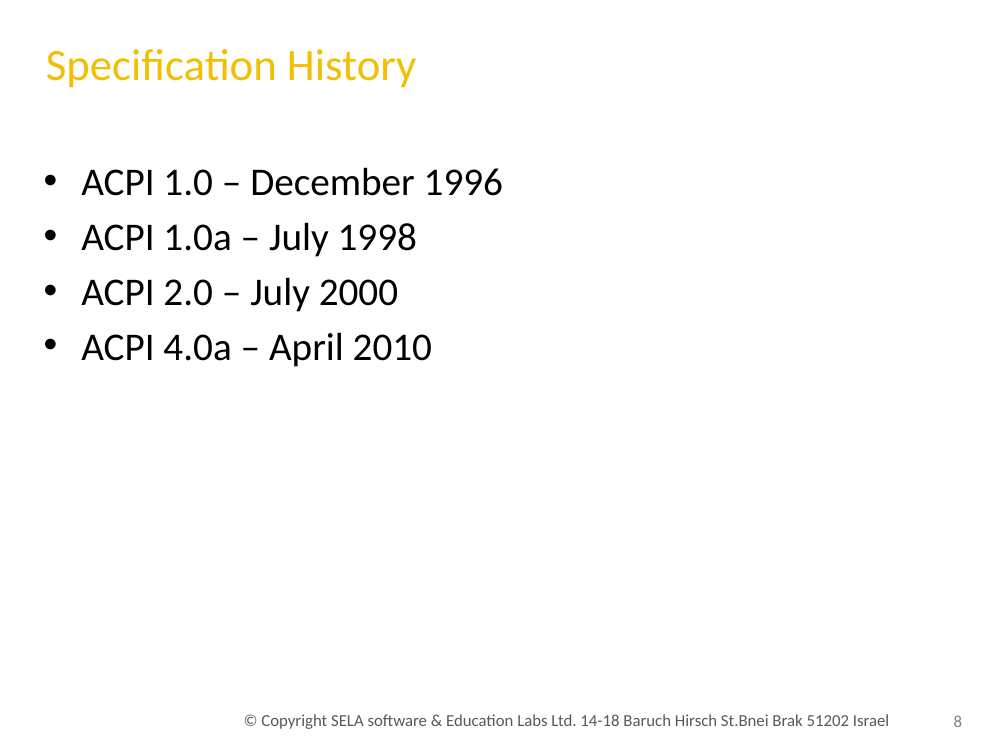
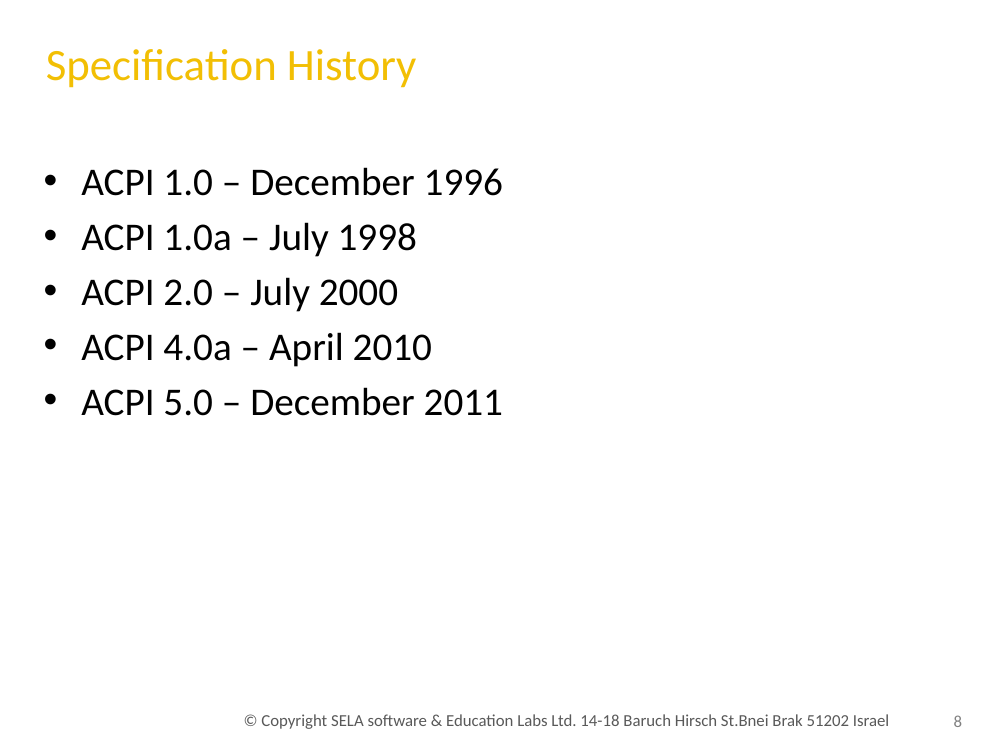
Before and after one commit to uri247/Projects, a slide deck: slide 8 of pmgmt/Pow015.ACPI.Overview.pptx. Drawn at 1008x756 pixels with LibreOffice and Linux fonts; fonts in the diff are those of the drawing; background and template pictures are left out. Boxes give left, top, right and bottom in pixels: in the first picture for what was removed or moved away, otherwise in the second. Text is boxed around its words. In the diff, an @@ line names an element or a change of style, - is before the commit and + after.

```diff
--- a/pmgmt/Pow015.ACPI.Overview.pptx
+++ b/pmgmt/Pow015.ACPI.Overview.pptx
@@ text at (81,387,503,416): paragraph added @@
+• ACPI 5.0 – December 2011
```
Also in this commit, not shown: 19 other files.
